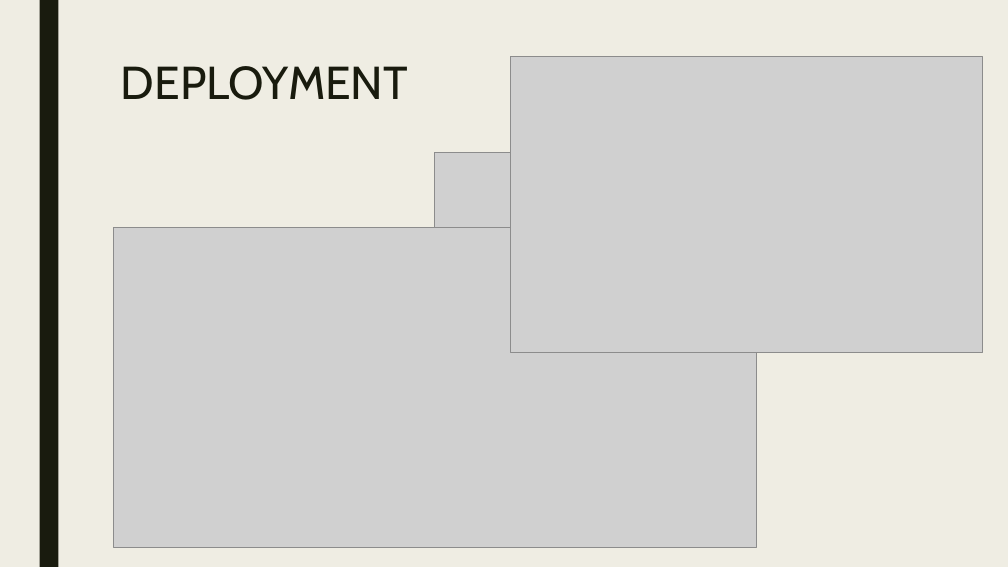
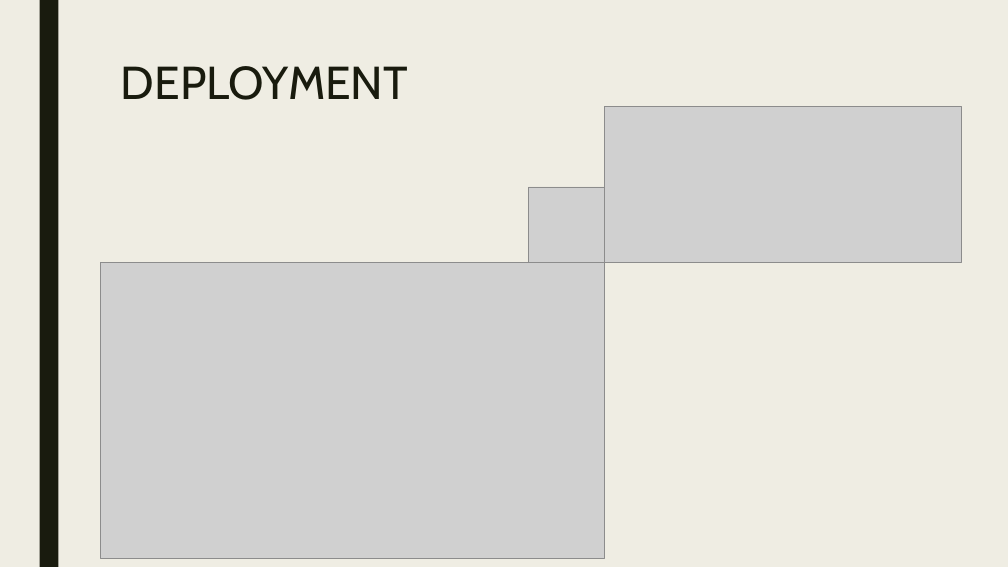
Before and after one commit to Helenaschick/r-sql-startup-success, a slide deck: slide 16 of Schick_Helena.pptx. Drawn at 1008x567 pixels with LibreOffice and Linux fonts; fonts in the diff are those of the drawing; grey boxes stand for pictures. Boxes give left, top, right and bottom in pixels: in the first picture for what was removed or moved away, otherwise in the second. Text is boxed around its words. In the diff, an @@ line names an element or a change of style, - is before the commit and + after.

```diff
--- a/Schick_Helena.pptx
+++ b/Schick_Helena.pptx
@@ picture removed at (510, 57, 983, 353) @@
@@ picture added at (604, 106, 961, 262) @@
@@ picture: place and size @@
-picture at (435, 152, 510, 228)
+picture at (529, 187, 604, 262)
@@ picture: place and size @@
-picture at (113, 228, 756, 547)
+picture at (101, 262, 604, 559)
```
Also in this commit, not shown: 1 other slide changed, 1 other file.
